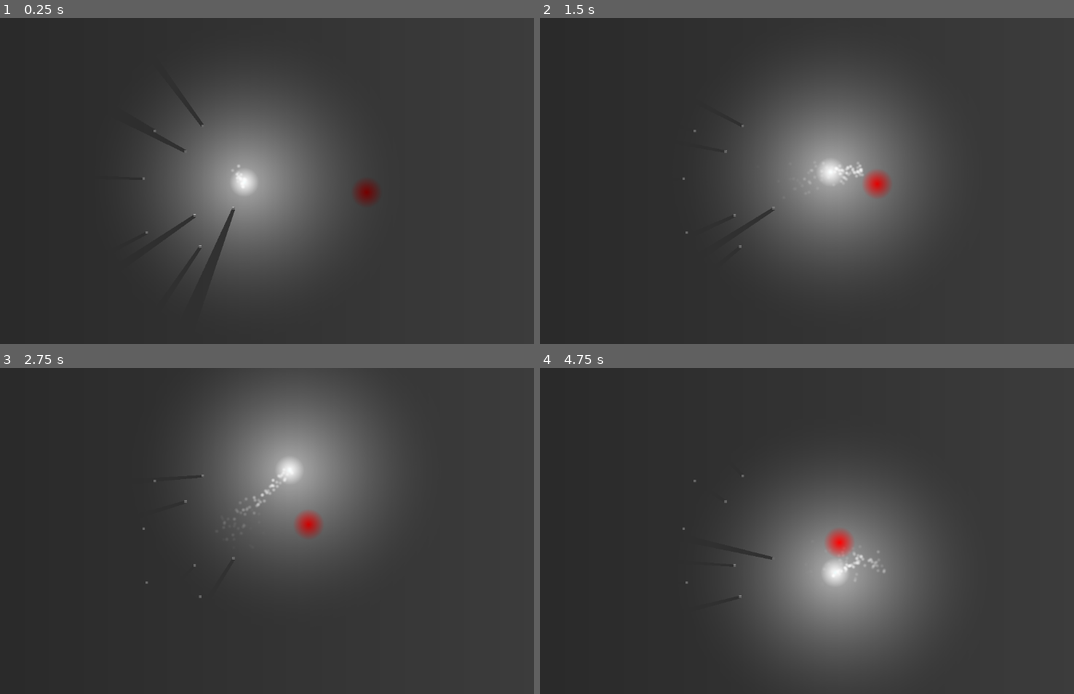
Above: before the commit, frames 1-4 (two rows, left to right).
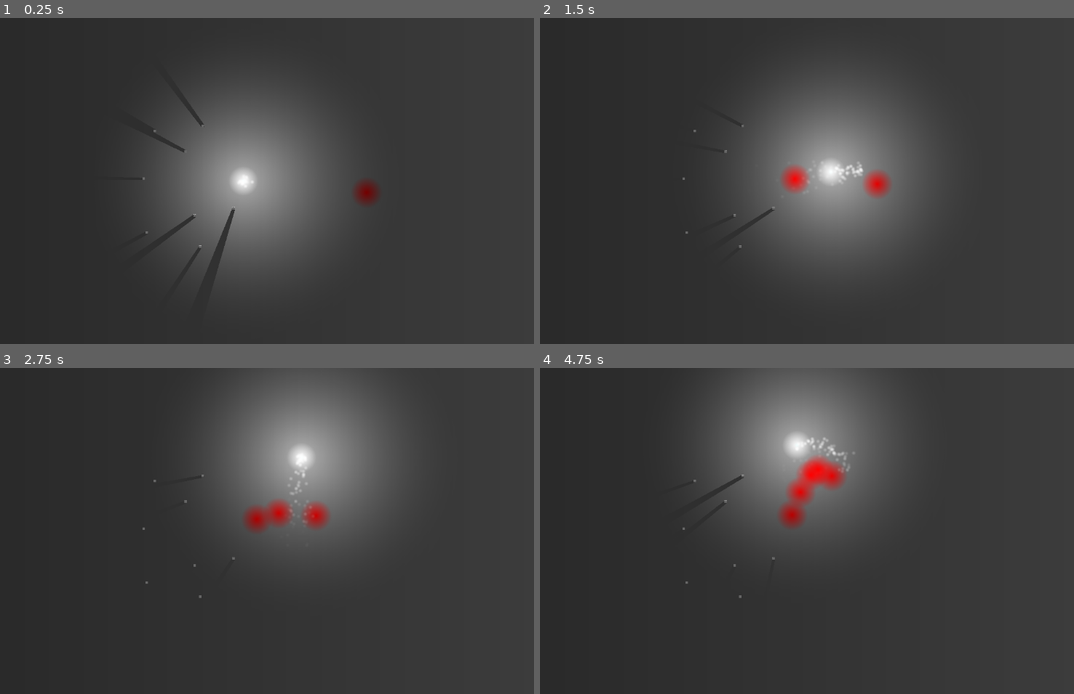
Above: after the commit, the same moments.

Repository: timo13113/gamejam_2024_shadows_and_alchemy
Game: Godot game, scene res://scenes/game.tscn
Same seed, same stepped clock (60 frames per second), same inputs: the game is played once before the commit and once after it.
Inputs (mouse positions are in pixels of both pictures, inside the frame that each line leads up to):
- Up to frame 1 (0.25 s): no input
- Up to frame 2 (1.5 s): move the mouse to (913, 164) at 0.52 s; hold Right (ingame_move_right) 0.53-1.28 s; hold Space (toggle_move) 0.53-1.28 s; move the mouse to (668, 197) at 1.27 s; hold Down (ingame_move_down) from 1.28 s (still down); tap Space (toggle_move) at 1.35 s
- Up to frame 3 (2.75 s): move the mouse to (299, 459) at 2.02 s; release Down (ingame_move_down) at 2.03 s; hold Right (ingame_move_right) from 2.03 s (still down); hold Space (toggle_move) from 2.03 s (still down)
- Up to frame 4 (4.75 s): move the mouse to (753, 596) at 2.77 s; release Right (ingame_move_right) at 2.78 s; release Space (toggle_move) at 2.78 s; hold Up (ingame_move_up) 2.78-3.53 s; tap Space (toggle_move) at 2.85, 4.35 s; move the mouse to (956, 579) at 3.52 s; hold Space (toggle_move) 3.53-4.28 s; hold Left (ingame_move_left) from 3.53 s (still down); move the mouse to (609, 482) at 4.27 s

The runs differ from the first frame. In frame 1, 0.1% of the frame differs, in the area x 32-46%, y 30-77%; in frame 2, 0.3%; in frame 3, 1.9%; in frame 4, 24%, in the area x 31-73%, y 0-91%.

Commit message:
something

Diff:
--- a/scenes/game.tscn
+++ b/scenes/game.tscn
@@ -1,7 +1,6 @@
-[gd_scene load_steps=7 format=3 uid="uid://dm5kqhn2566lu"]
+[gd_scene load_steps=6 format=3 uid="uid://dm5kqhn2566lu"]
 
 [ext_resource type="Script" path="res://scripts/game.gd" id="1_4ciub"]
-[ext_resource type="PackedScene" uid="uid://bakxd2wjjjye3" path="res://scenes/player.tscn" id="1_m25ha"]
 [ext_resource type="PackedScene" uid="uid://ceyio554tt7br" path="res://scenes/wall.tscn" id="1_qic4m"]
 [ext_resource type="PackedScene" uid="uid://dp7oq5ehwcs43" path="res://scenes/enemy.tscn" id="3_vc3pm"]
 
@@ -20,9 +19,6 @@
 z_index = -1
 position = Vector2(49, 24)
 texture = SubResource("GradientTexture2D_y1iw5")
-
-[node name="CharacterBody2D" parent="." instance=ExtResource("1_m25ha")]
-position = Vector2(-20, -28)
 
 [node name="камера" type="Camera2D" parent="."]
 
--- a/scripts/enemy.gd
+++ b/scripts/enemy.gd
@@ -20,4 +20,4 @@
 	#)
 	global_position += delta * enemy_speed * (
 		player.global_position - global_position).normalized()
-	print(global_position)
+	#print(global_position)
--- a/scripts/game.gd
+++ b/scripts/game.gd
@@ -1,11 +1,25 @@
 extends Node2D
+
+#@onready var player_node : Player
+@onready var player_preload = preload("res://scenes/player.tscn")
+@onready var player_instance
+@onready var enemy_preload = preload("res://scenes/enemy.tscn")
+@onready var enemy_instance
+var t = 0
 
 # Called when the node enters the scene tree for the first time.
 func _ready():
+	player_instance = player_preload.instantiate()
+	print(player_instance)
+	call_deferred("add_child", player_instance)
 	pass # Replace with function body.
 
 
 # Called every frame. 'delta' is the elapsed time since the previous frame.
 func _process(delta):
+	t += delta
+	print(t)
+	if int(t + 1) % 2 == 0:
+		t = 0
+		call_deferred("add_child", enemy_preload.instantiate())
 	pass
-	#print()
